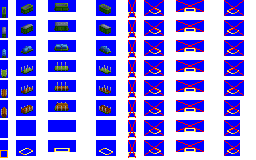
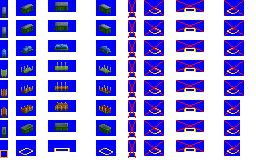
Revision of a layered w=256, h=160 image; what changed, layer by layer:
painted on "wagons" over (2, 2, 111, 138)
